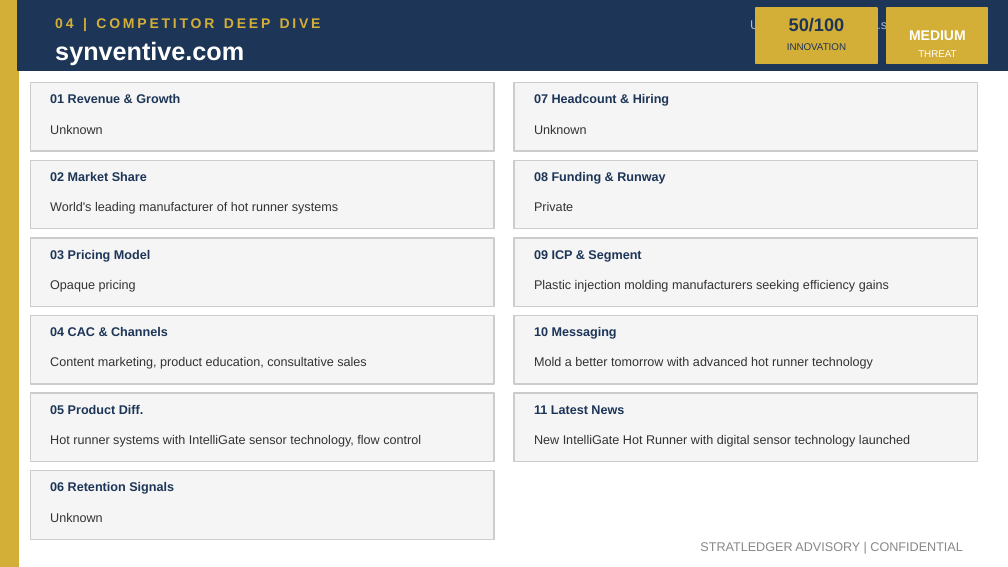
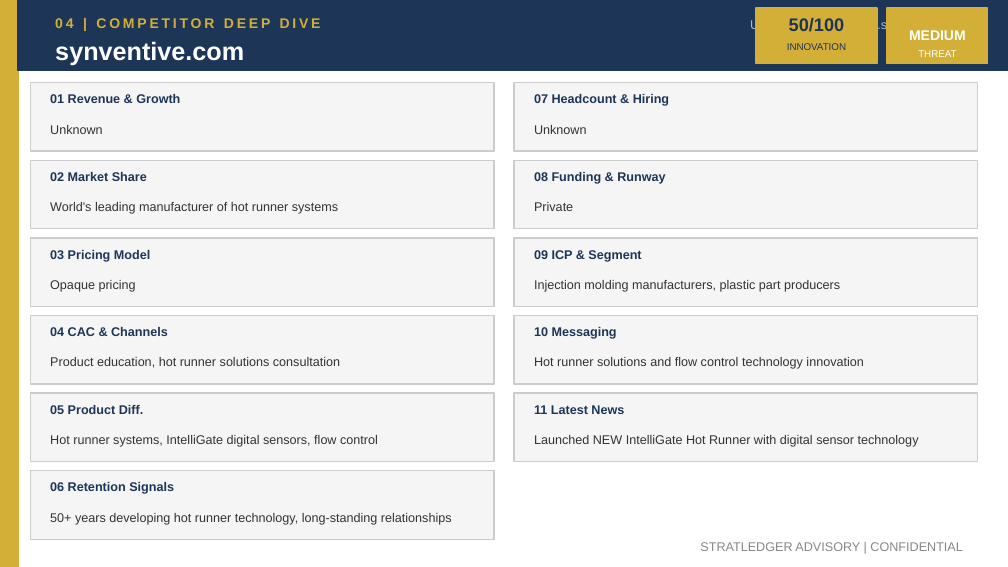
Before and after one commit to apexmakeshop-dot/droplet-commands, a slide deck: slide 8 of mesh_bioplastics_CI_Report.pptx. Drawn at 1008x567 pixels with LibreOffice and Linux fonts; fonts in the diff are those of the drawing. Boxes give left, top, right and bottom in pixels: in the first picture for what was removed or moved away, otherwise in the second. Text is boxed around its words. In the diff, an @@ line names an element or a change of style, - is before the commit and + after.

```diff
--- a/mesh_bioplastics_CI_Report.pptx
+++ b/mesh_bioplastics_CI_Report.pptx
@@ text at [534,280,840,292]: text changed @@
-Plastic injection molding manufacturers seeking efficiency gains
+Injection molding manufacturers, plastic part producers
@@ text at [50,357,340,368]: text changed @@
-Content marketing, product education, consultative sales
+Product education, hot runner solutions consultation
@@ text at [534,357,863,369]: text changed @@
-Mold a better tomorrow with advanced hot runner technology
+Hot runner solutions and flow control technology innovation
@@ text at [50,435,378,447]: text changed @@
-Hot runner systems with IntelliGate sensor technology, flow control
+Hot runner systems, IntelliGate digital sensors, flow control
@@ text at [534,435,919,447]: text changed @@
-New IntelliGate Hot Runner with digital sensor technology launched
+Launched NEW IntelliGate Hot Runner with digital sensor technology
@@ text at [50,513,452,525]: text changed @@
-Unknown
+50+ years developing hot runner technology, long-standing relationships
```
Also in this commit, not shown: 4 other slides changed.
